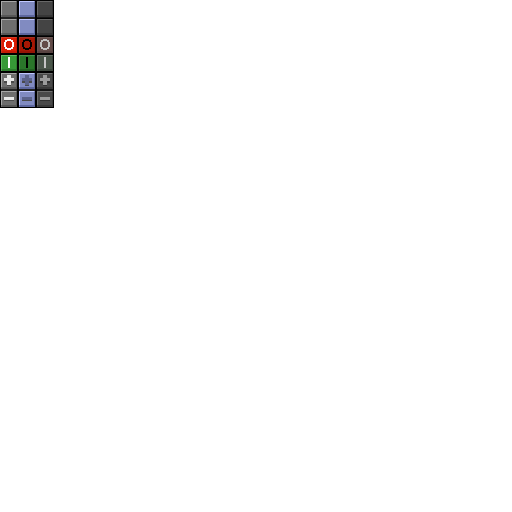
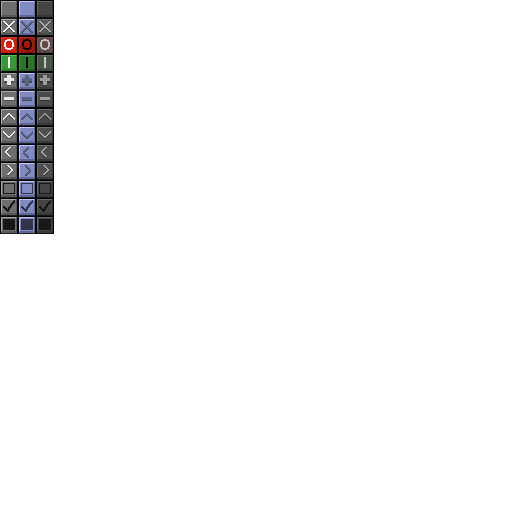
Comparing the layer stacks of the two 512×512 images. Changes:
painted on "blank" over [3, 19, 53, 35]
added layer "x" above "on_off" over [3, 19, 53, 35]
added layer "arrows.up" above "arrows.down" over [0, 108, 54, 126]
added layer "arrows.down" above "arrows.left" over [0, 126, 54, 144]
added layer "arrows.left" above "arrows.right" over [0, 126, 54, 162]
added layer "arrows.right" above "check" over [0, 126, 54, 180]
added layer "check" over [0, 19, 54, 234]
